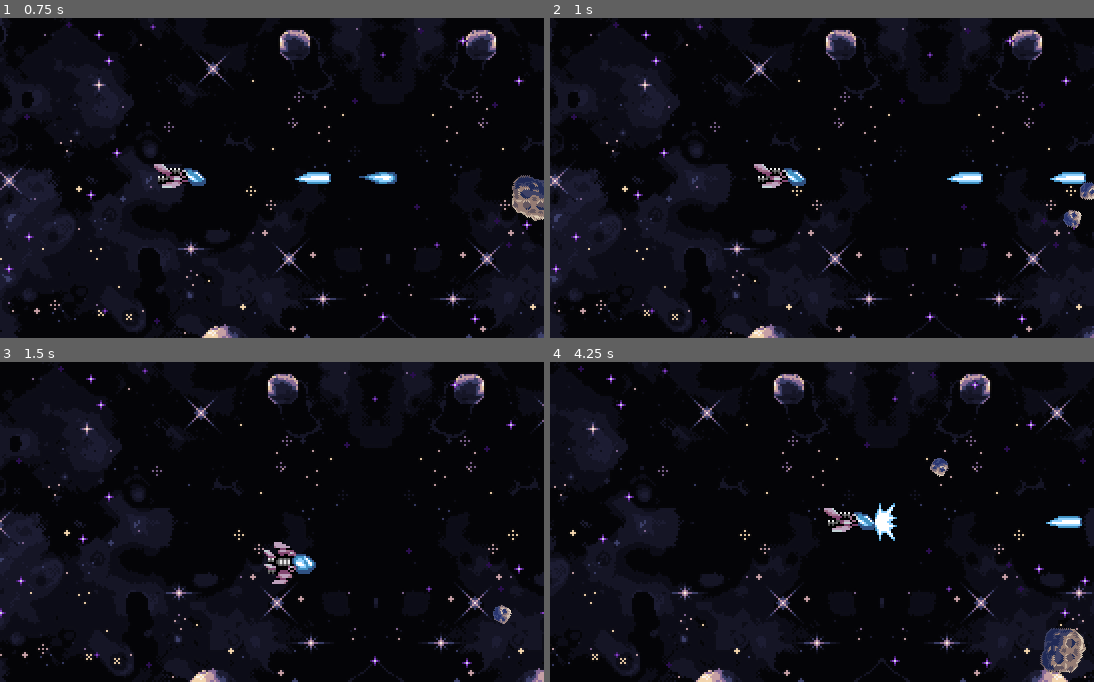
Above: before the commit, frames 1-4 (two rows, left to right).
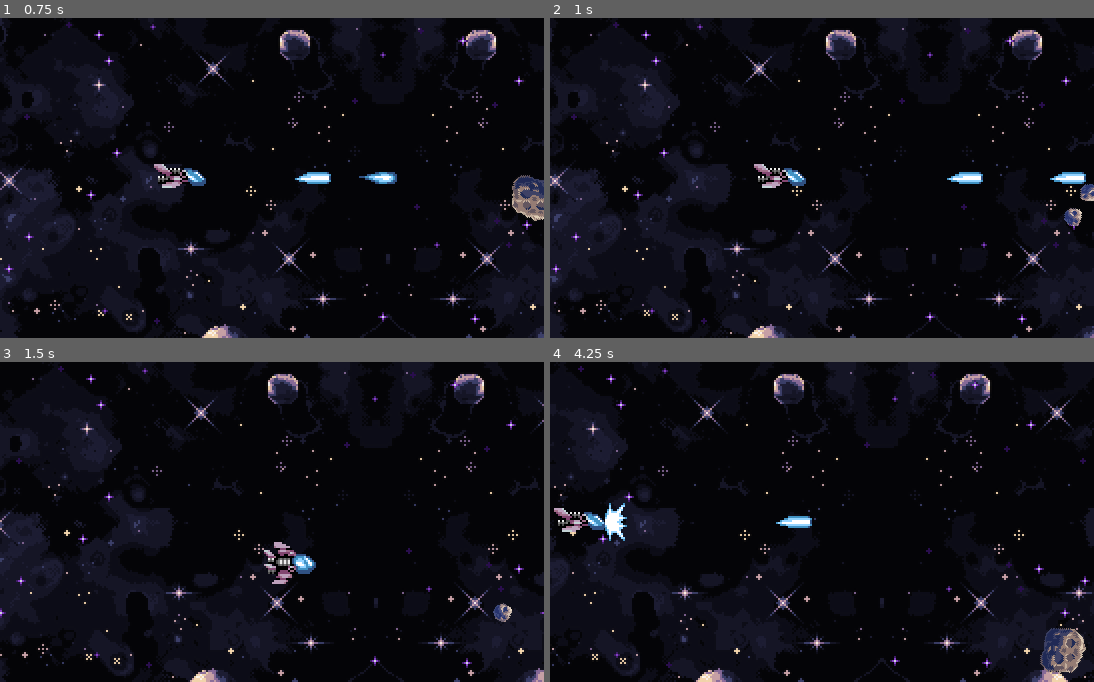
Above: after the commit, the same moments.

Repository: diogotvf7/feup-mitras
Game: Godot game, scene res://scenes/world.tscn
Two runs of this game, one before a commit and one after it. Both use one fixed random seed, a clock stepped at 60 frames per second and the inputs below.
Inputs:
- Up to frame 1 (0.75 s): tap Enter (ui_accept) at 0.5, 0.6 s; hold Right (ui_right) from 0.53 s (still down)
- Up to frame 2 (1 s): keep holding Right (ui_right); tap Enter (ui_accept) at 0.77 s
- Up to frame 3 (1.5 s): tap Enter (ui_accept) at 1.07, 1.35 s; release Right (ui_right) at 1.28 s; hold Down (ui_down) from 1.28 s (still down)
- Up to frame 4 (4.25 s): tap Enter (ui_accept) at 1.52, 1.82, 2.1, 2.85, 3.02, 3.32, 3.6, 3.77, 4.07 s; release Down (ui_down) at 2.03 s; hold Right (ui_right) 2.03-2.78 s; hold Up (ui_up) 2.78-3.53 s; hold Left (ui_left) from 3.53 s (still down)

Frame 1 is identical in both runs. In frame 2, 0.2% of the frame differs, in the area x 94-100%, y 51-66%; in frame 3, 0.1%; in frame 4, 1.9%, in the area x 0-98%, y 30-56%.

Commit message:
added explosion

Diff:
--- /dev/null
+++ b/scenes/explosion.tscn
@@ -0,0 +1,63 @@
+[gd_scene load_steps=5 format=3 uid="uid://eus118aa7yxs"]
+
+[ext_resource type="Texture2D" uid="uid://cn1dh8110fr61" path="res://assets/sprites/explosion.png" id="1_m07q5"]
+
+[sub_resource type="Animation" id="Animation_o0ls2"]
+length = 0.001
+tracks/0/type = "value"
+tracks/0/imported = false
+tracks/0/enabled = true
+tracks/0/path = NodePath(".:frame")
+tracks/0/interp = 1
+tracks/0/loop_wrap = true
+tracks/0/keys = {
+"times": PackedFloat32Array(0),
+"transitions": PackedFloat32Array(1),
+"update": 1,
+"values": [0]
+}
+
+[sub_resource type="Animation" id="Animation_rr1at"]
+resource_name = "explode"
+tracks/0/type = "value"
+tracks/0/imported = false
+tracks/0/enabled = true
+tracks/0/path = NodePath(".:frame")
+tracks/0/interp = 1
+tracks/0/loop_wrap = true
+tracks/0/keys = {
+"times": PackedFloat32Array(0, 0.1, 0.2, 0.3, 0.4, 0.5),
+"transitions": PackedFloat32Array(1, 1, 1, 1, 1, 1),
+"update": 1,
+"values": [0, 1, 2, 3, 4, 5]
+}
+tracks/1/type = "method"
+tracks/1/imported = false
+tracks/1/enabled = true
+tracks/1/path = NodePath(".")
+tracks/1/interp = 1
+tracks/1/loop_wrap = true
+tracks/1/keys = {
+"times": PackedFloat32Array(1),
+"transitions": PackedFloat32Array(1),
+"values": [{
+"args": [],
+"method": &"queue_free"
+}]
+}
+
+[sub_resource type="AnimationLibrary" id="AnimationLibrary_2h7ca"]
+_data = {
+"RESET": SubResource("Animation_o0ls2"),
+"explode": SubResource("Animation_rr1at")
+}
+
+[node name="ExplosionFx" type="Sprite2D"]
+texture = ExtResource("1_m07q5")
+hframes = 6
+
+[node name="AnimationPlayer" type="AnimationPlayer" parent="."]
+libraries = {
+"": SubResource("AnimationLibrary_2h7ca")
+}
+autoplay = "explode"
--- a/scenes/obstacle.tscn
+++ b/scenes/obstacle.tscn
@@ -19,4 +19,5 @@
 shape = ExtResource("3_lj47v")
 
 [connection signal="area_entered" from="." to="." method="_on_area_entered"]
+[connection signal="body_entered" from="." to="." method="_on_body_entered"]
 [connection signal="screen_exited" from="VisibleOnScreenNotifier2D" to="." method="_on_visible_on_screen_notifier_2d_screen_exited"]
--- a/scripts/obstacle.gd
+++ b/scripts/obstacle.gd
@@ -50,3 +50,8 @@
 func exploded():
 	emit_signal("shot", position, size)
 	queue_free()
+
+func _on_body_entered(body: Node2D) -> void:
+	if body is Player:
+		body.kill_player()
+		queue_free()
--- a/scripts/player.gd
+++ b/scripts/player.gd
@@ -1,3 +1,4 @@
+class_name Player
 extends CharacterBody2D
 
 @export var speed = 100
@@ -13,6 +14,8 @@
 
 var current_shots = 0
 var can_shoot = true
+
+var health = 3
 
 func _ready() -> void:
 	respawn()
@@ -65,6 +68,7 @@
 
 		if current_shots >= max_shots:
 			can_shoot = false
+			print("recharging")
 			timer.start()
 
 
@@ -72,3 +76,17 @@
 func _on_timer_timeout() -> void:
 	can_shoot = true
 	current_shots = 0
+
+func spawn_explosion():
+	var explosion = preload("res://scenes/explosion.tscn").instantiate()
+	explosion.position = position
+	get_parent().add_child(explosion)
+
+func kill_player():
+	spawn_explosion()
+	respawn()
+	health -= 1
+	print("-1 health")
+	if health < 0:
+		print("game over")
+		# TODO
--- a/scripts/world.gd
+++ b/scripts/world.gd
@@ -21,7 +21,7 @@
 	obstacle.dir = 1 if randi() % 2 == 0 else -1
 	obstacle.connect("shot", _on_obstacle_exploded)
 
-	add_child(obstacle)
+	call_deferred("add_child", obstacle)
 
 func get_random_position()->Vector2:
 	var x = get_viewport().content_scale_size.x
@@ -35,6 +35,11 @@
 	if randf() < 0.2:
 		spawn_obstacle()
 
+func spawn_explosion(pos):
+	var explosion = preload("res://scenes/explosion.tscn").instantiate()
+	explosion.position = pos
+	get_parent().add_child(explosion)
+
 func _on_obstacle_exploded(pos, size):
 	for i in range(2):
 		match size:
@@ -42,4 +47,4 @@
 				var offset = Vector2(randf_range(-10, 10), randf_range(-10, 10))
 				spawn_small_obstacle(pos + offset, Obstacle.ObstacleSize.SMALL)
 			Obstacle.ObstacleSize.SMALL:
-				pass
+				spawn_explosion(pos)
Binary file added: assets/sprites/explosion.png
Not shown, added: assets/sprites/explosion.png.import
